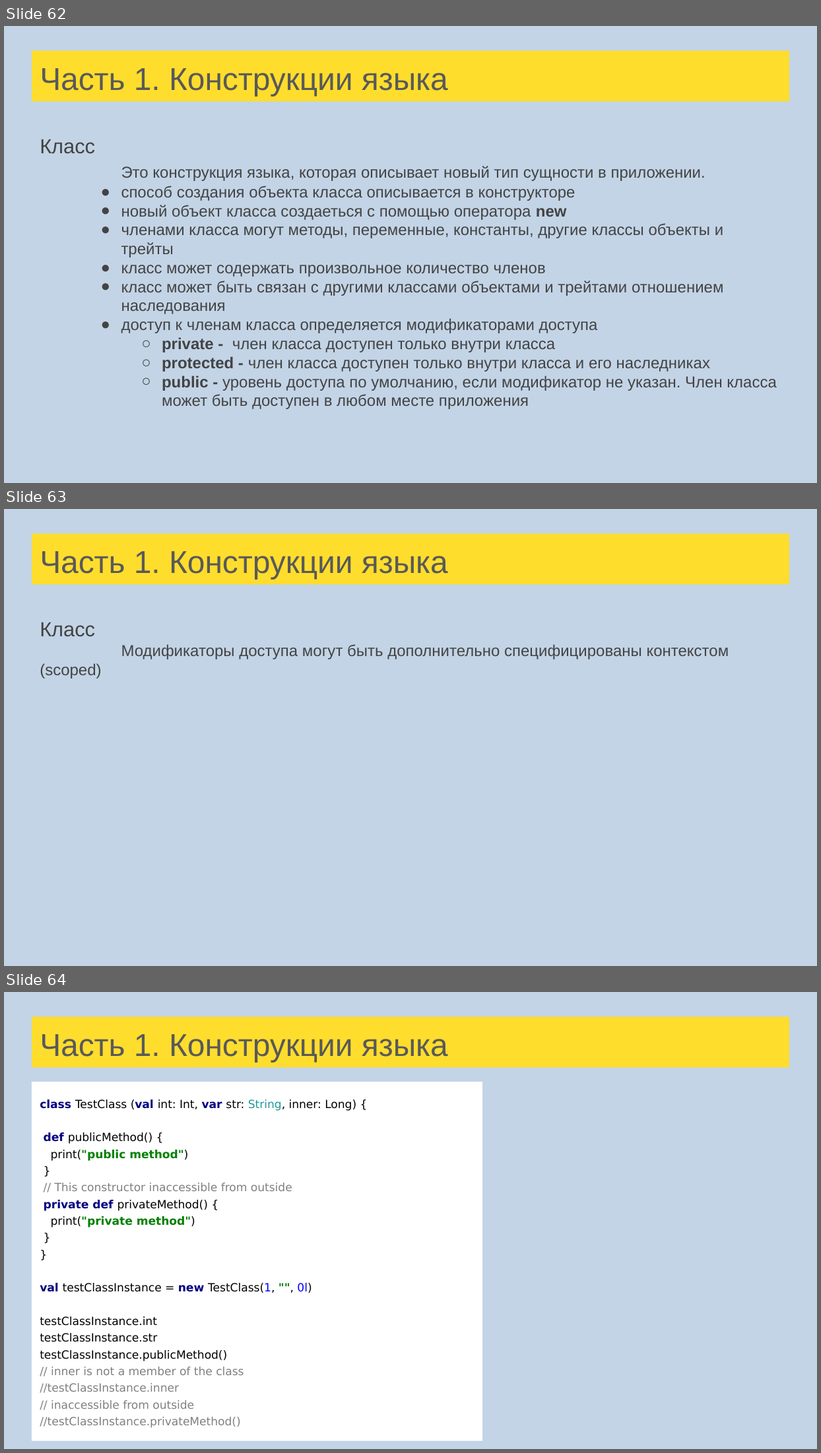
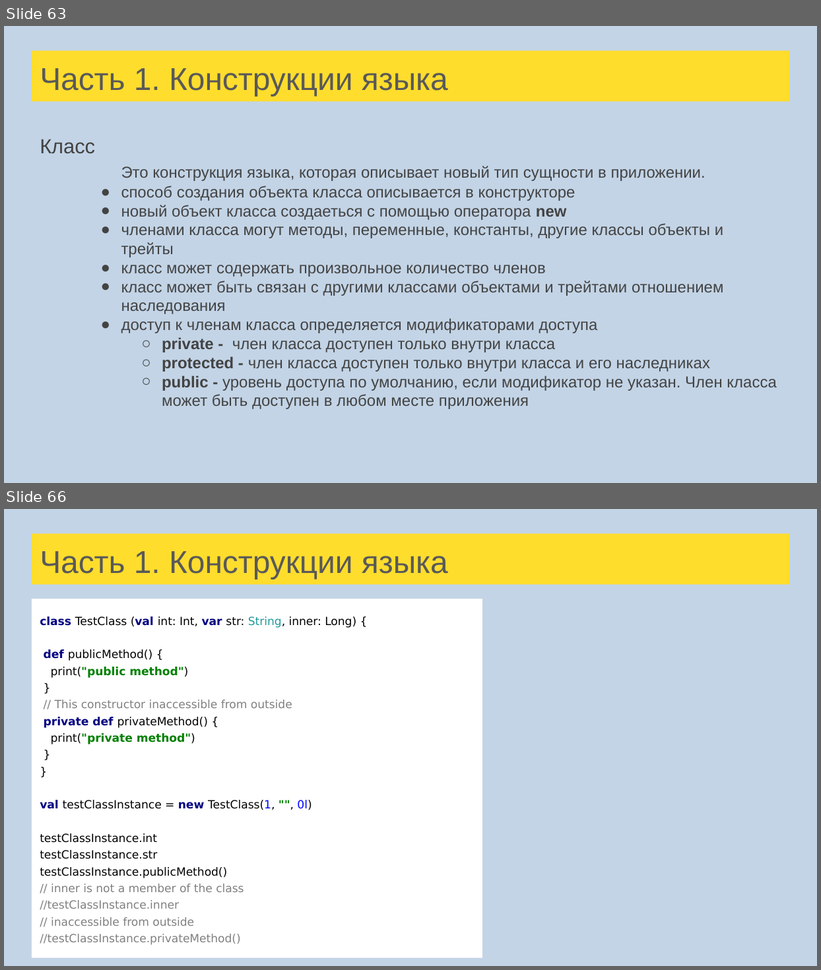
Before and after one commit to cybernetic10/Scala, a slide deck: src/main/resources/Лекции Scala для FinTech.pptx. Shown one above the other, each under a label of ours: slides 62, 63 and 64 before the commit, slides 63 and 66 after it; the slides between them are not shown. The pictures are 821x1453 and 821x970 pixels, drawn with LibreOffice and Linux fonts; fonts in the diff are those of the drawing. Boxes give left, top, right and bottom in pixels: in the first picture for what was removed or moved away, otherwise in the second. Text is boxed around its words. In the diff, an @@ line names an element or a change of style, - is before the commit and + after.

```diff
--- a/src/main/resources/Лекции Scala для FinTech.pptx
+++ b/src/main/resources/Лекции Scala для FinTech.pptx
@@ slide 63 removed at bbox=[4, 509, 817, 966], background #C3D4E6 @@
@@ title removed at bbox=[32, 533, 789, 585] @@
-Часть 1. Конструкции языка
@@ text removed at bbox=[40, 623, 729, 679] @@
-Класс
-Модификаторы доступа могут быть дополнительно специфицированы контекстом (scoped)
@@ what was slide 62 is now slide 63 @@
@@ what was slide 64 is now slide 66 @@
```
Also in this commit, not shown: 5 slides changed, 27 slides added, 31 other files.
